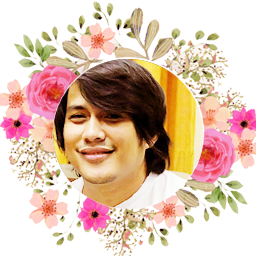
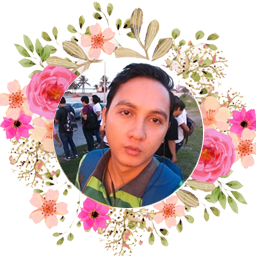
Revision of a layered 256 × 256 image; what changed, layer by layer:
added layer "Layer 10" above "Layer 9" over [53, 59, 203, 208]
